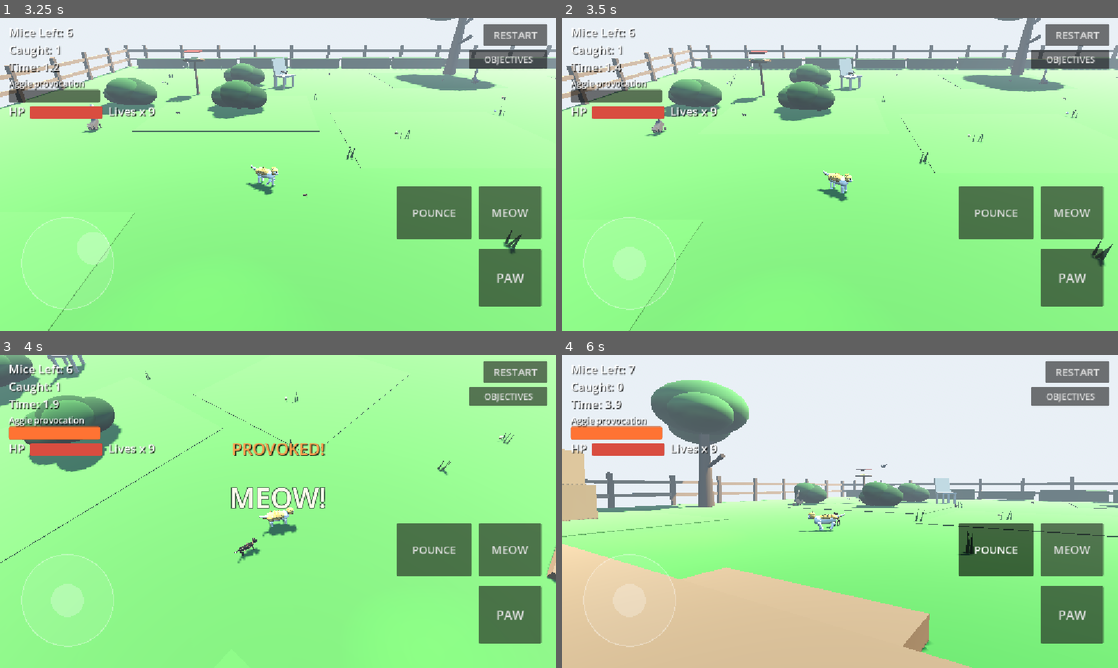
Above: before the commit, frames 1-4 (two rows, left to right).
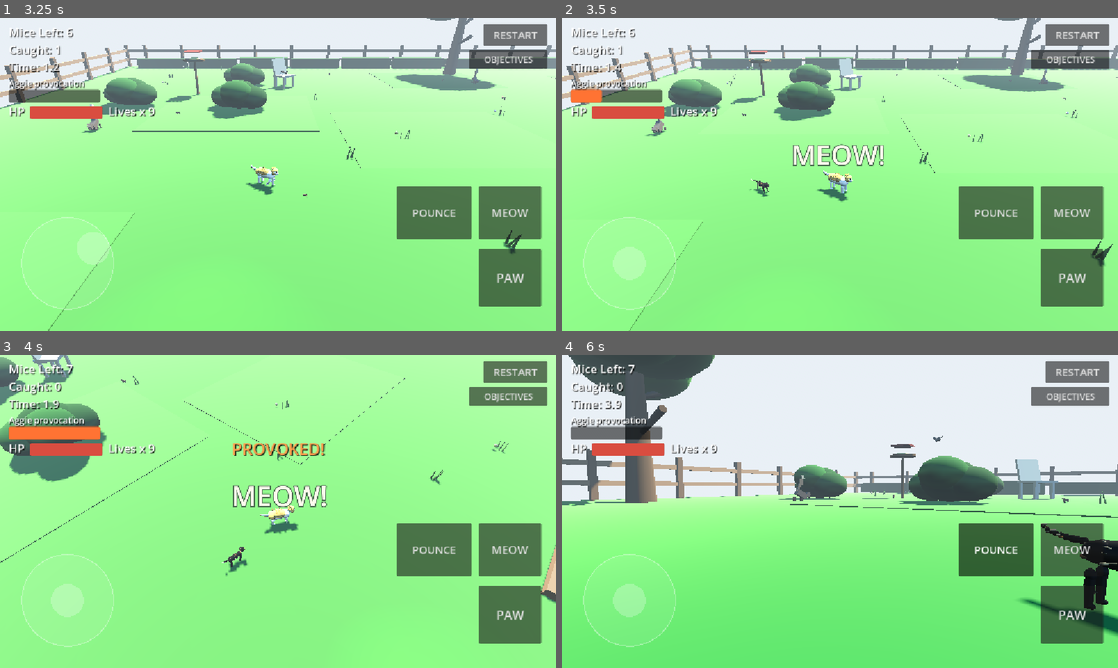
Above: after the commit, the same moments.

Repository: danfour649/puppies-vs-kittens
Game: Godot game, scene res://duo/tests_duo.tscn
Two runs of this game, one before a commit and one after it. Both use one fixed random seed, a clock stepped at 60 frames per second and the inputs below. This scene is started directly instead of the project's main scene.
Inputs (mouse positions are in pixels of both pictures, inside the frame that each line leads up to):
- Up to frame 1 (3.25 s): click "RESTART" at 0.5 s; click "RESTART" at 1.25 s; click "RESTART" at 2 s; tap Enter at 2.75 s; drag from (66, 262) to (333, 105) at 2.77 s
- Up to frame 2 (3.5 s): no input
- Up to frame 3 (4 s): drag from (166, 527) to (250, 574) at 3.52 s
- Up to frame 4 (6 s): move the mouse to (895, 442) at 4.27 s; hold Right 4.28-5 s; tap Enter at 4.35 s; click (895, 442) at 4.42 s; drag from (812, 574) to (673, 464) at 5.02 s; move the mouse to (1006, 558) at 5.77 s; hold Left from 5.78 s (still down); hold Shift from 5.78 s (still down); click (1006, 558) at 5.92 s

Frame 1 is identical in both runs. In frame 2, 1.1% of the frame differs, in the area x 1-58%, y 16-58%; in frame 3, 4.7%; in frame 4, 45%, in the area x 0-100%, y 0-100%.
Error in both runs: Invalid access to property or key 'physics_frame' on a base object of type 'null instance'. (res://duo/tests_duo.gd:23)

Commit message:
Tests: harden duo win-loop against the strike-cadence race
The Phase A win loop iterated a snapshot of alive mice on a fixed
45-frame-per-catch cadence. One swipe catches every mouse inside
the catch radius, so a snapshot entry could already be caught (and
freed ~0.23 s later) by its turn; and the 45-frame settle left only
~5 frames of slack over Willies 0.72 s strike cycle, which vanished
under box load - strike() then failed in streaks and the win never
landed (reproduced pre-fix: 2/29 runs under 3-way suite load, all
with the strike-started/win/banner signature).

Harness only, no game code, no assert weakened:
- _catch_one re-validates its target (valid + not caught) on entry
  and again after the readiness wait.
- Fixed frame counts replaced with polls of the cats real strike
  state: wait for the previous cycle (_strike_t idle, _strike_cd
  elapsed, generous 900-frame bound) before striking, and for this
  strike to finish (300-frame bound) before returning.
- The win loop re-fetches the alive list before every catch
  (bounded guard) instead of iterating the stale snapshot. The win
  is still earned mouse by mouse; game.won assert unchanged.

Diff:
--- a/godot3d/duo/tests_duo.gd
+++ b/godot3d/duo/tests_duo.gd
@@ -127,8 +127,22 @@
 		if is_instance_valid(m):
 			m.cat = null
 	await frames(10)
-	for m: Variant in _alive_mice(game):
-		await _catch_one(game, willie, m)
+	# HARDENED (win-loop race): do NOT iterate a snapshot of the
+	# alive list. One swipe catches every mouse inside the catch
+	# radius, so an earlier strike can catch a later snapshot entry
+	# too — and a caught mouse frees itself ~0.23 s later, so the
+	# snapshot entry could be caught or outright freed by the time
+	# its turn came (the old loop then struck at a freed instance).
+	# Re-fetch the alive list before every catch instead; the win
+	# is still earned mouse by mouse through the same mechanics,
+	# and the guard only bounds a loop that is no longer catching.
+	var win_guard := 0
+	while not game.won and win_guard < 40:
+		win_guard += 1
+		var alive_now := _alive_mice(game)
+		if alive_now.is_empty():
+			break
+		await _catch_one(game, willie, alive_now[0])
 	check(game.won, "win state reached with the sibling in the yard")
 	check((game.get("_banner") as Label).visible, "win banner visible")
 	game.queue_free()
@@ -234,15 +248,39 @@
 
 
 func _catch_one(game: Node, cat: PvKCat, mouse: PvKMouse) -> void:
-	# Stand the cat half a metre behind the mouse, facing it (-Z fwd),
-	# then pin the mouse on the paw point: a wandering mouse can drift
-	# out of the arc during the strike windup otherwise.
+	# HARDENED (win-loop race): never strike on a fixed frame
+	# cadence. A strike cycle is 0.34 s of strike plus the species'
+	# strike_cooldown of recovery (~0.72 s total for Willie); the
+	# old fixed 45-frame settle after each strike left only ~5
+	# frames of slack over that cycle, which vanished under box
+	# load and strike() started failing its check in streaks.
+	# Poll the cat's real strike state instead (the suite already
+	# reaches into internals elsewhere, e.g. select_ui._minimap).
+	# The target is also re-validated before anything touches it:
+	# a previous swipe may have caught it already, and a caught
+	# mouse frees itself moments later.
+	if not is_instance_valid(mouse) or mouse.state == "caught":
+		return
+	# Stand the cat half a metre behind the mouse, facing it (-Z fwd).
 	cat.velocity = Vector3.ZERO
 	cat.global_position = Vector3(mouse.global_position.x, 0.05, mouse.global_position.z + 0.5)
 	cat.rotation.y = 0.0
 	await frames(3)
+	# Wait for the previous strike cycle to fully recover. The
+	# bound is generous; on timeout we still attempt the strike
+	# below and its check reports the failure, exactly as before.
+	await _wait_for(func() -> bool: return cat._strike_t < 0.0 and cat._strike_cd <= 0.0, 900)
+	if not is_instance_valid(mouse) or mouse.state == "caught":
+		return
+	# Pin the mouse on the paw point at the last moment: a
+	# wandering mouse can drift out of the arc during the strike
+	# windup otherwise.
 	var pp: Vector3 = cat.paw_point()
 	mouse.global_position = Vector3(pp.x, 0.0, pp.z)
 	var ok: bool = cat.strike()
 	check(ok, "strike started")
-	await frames(45)
+	# Wait for THIS strike to run its course (the swipe resolves
+	# at 0.10 s, the strike ends at 0.34 s) rather than counting
+	# a fixed 45 frames that raced the cooldown under load.
+	await _wait_for(func() -> bool: return cat._strike_t < 0.0, 300)
+	await frames(3)
